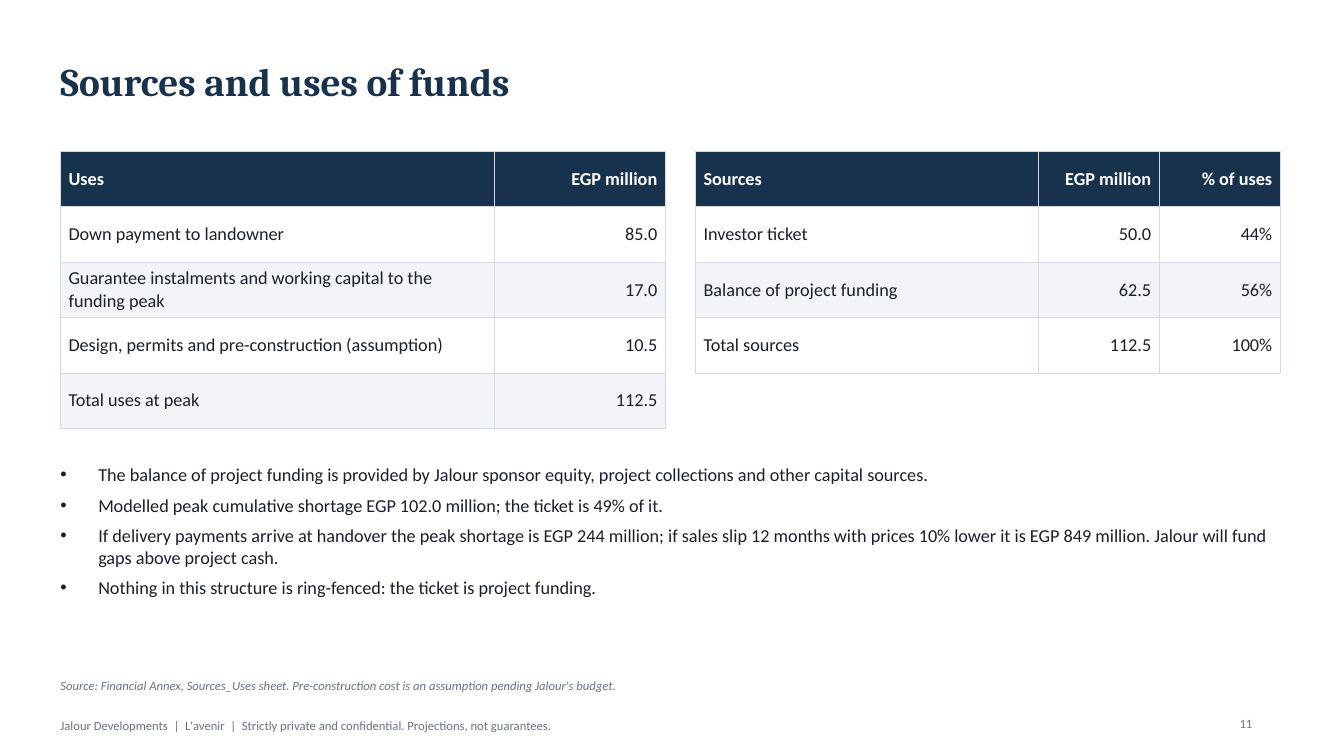
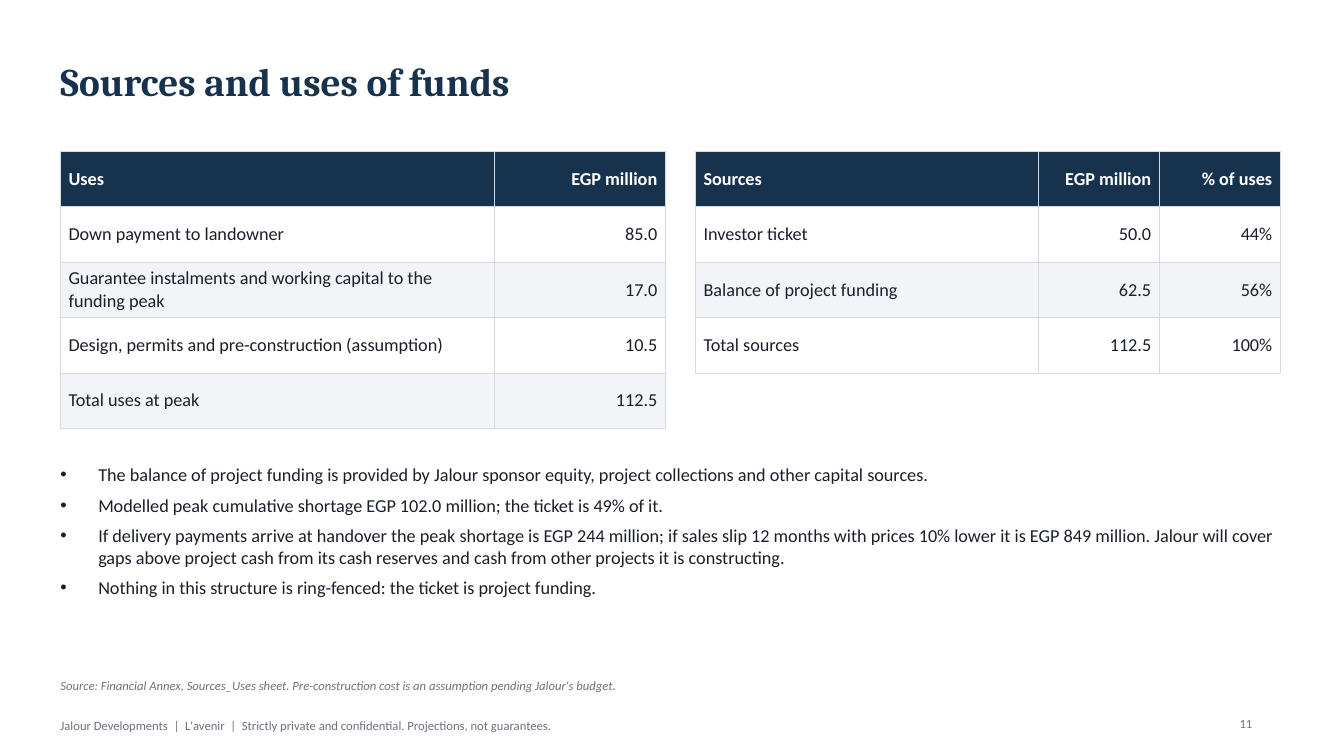
Before and after one commit to abdelnabiii/Jalour_inv_pitch, a slide deck: slide 11 of output/LA_050M/Deck.pptx. Drawn at 1344x756 pixels with LibreOffice and Linux fonts; fonts in the diff are those of the drawing. Boxes give left, top, right and bottom in pixels: in the first picture for what was removed or moved away, otherwise in the second. Text is boxed around its words. In the diff, an @@ line names an element or a change of style, - is before the commit and + after.

```diff
--- a/output/LA_050M/Deck.pptx
+++ b/output/LA_050M/Deck.pptx
@@ text at [98,529,1272,567]: text changed @@
-• If delivery payments arrive at handover the peak shortage is EGP 244 million; if sales slip 12 months with prices 10% lower it is EGP 849 million. Jalour will fund gaps above project cash.
+• If delivery payments arrive at handover the peak shortage is EGP 244 million; if sales slip 12 months with prices 10% lower it is EGP 849 million. Jalour will cover gaps above project cash from its cash reserves and cash from other projects it is constructing.
```
Also in this commit, not shown: 7 other slides changed, 47 other files.
